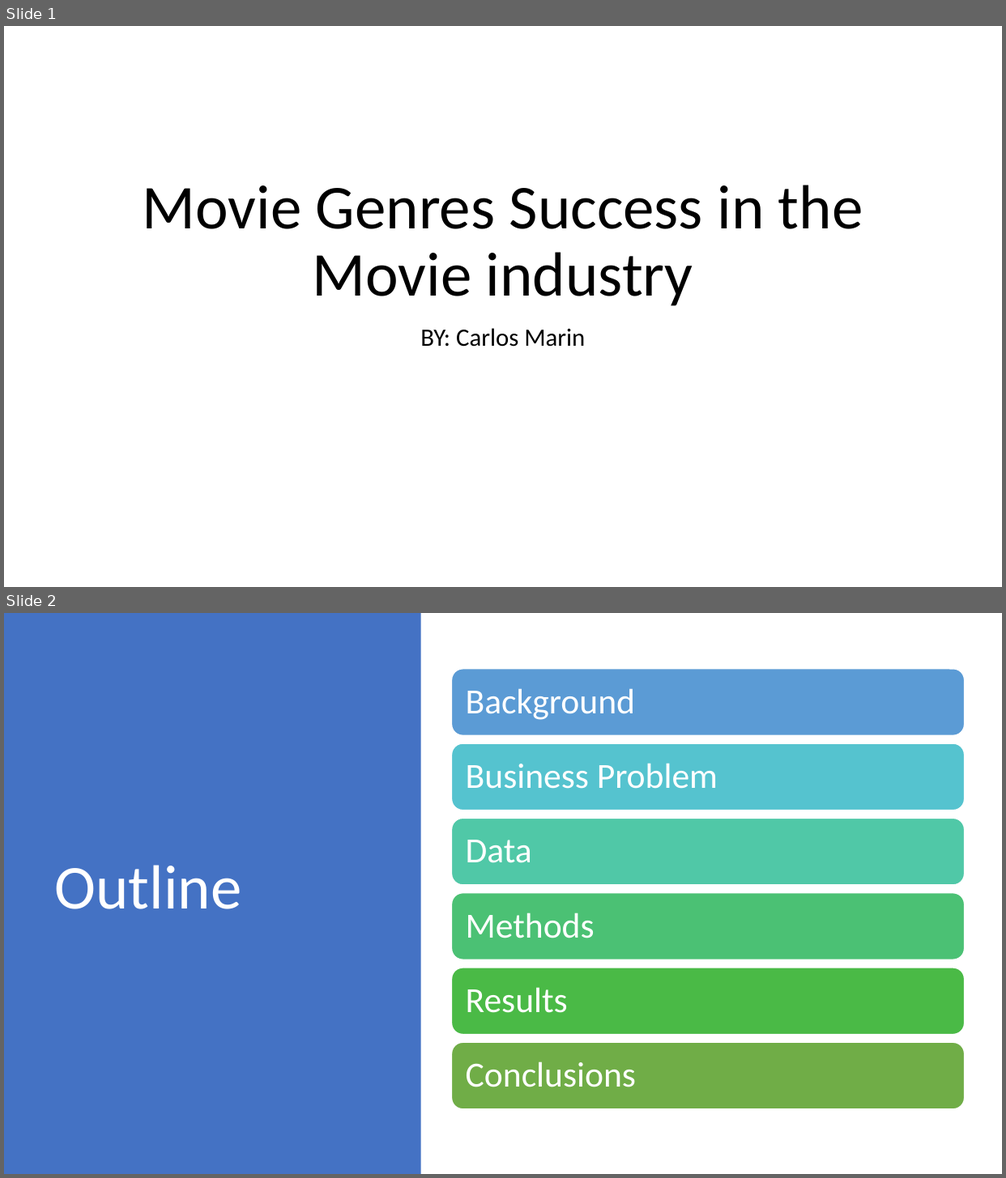
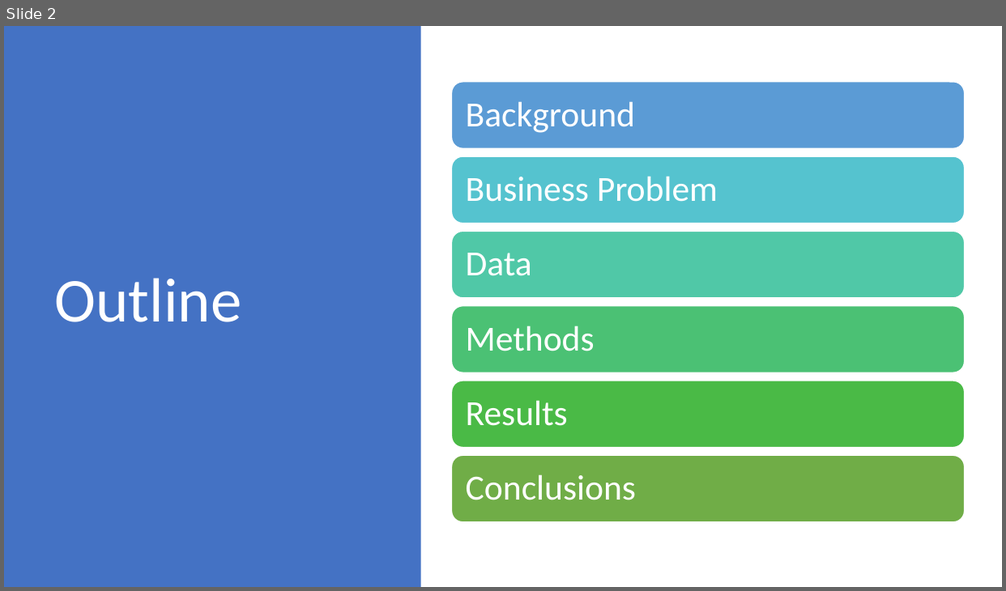
Before and after one commit to carlos-marin1742/dsc-phase-1-project-v2-3, a slide deck: Project 1 Presentation.pptx. Shown one above the other, each under a label of ours: slides 1 and 2 before the commit, slide 2 after it. The pictures are 1006x1178 and 1006x591 pixels, drawn with LibreOffice and Linux fonts; fonts in the diff are those of the drawing. Boxes give left, top, right and bottom in pixels: in the first picture for what was removed or moved away, otherwise in the second. Text is boxed around its words. In the diff, an @@ line names an element or a change of style, - is before the commit and + after.

```diff
--- a/Project 1 Presentation.pptx
+++ b/Project 1 Presentation.pptx
@@ slide 1 removed at (4, 26, 1002, 587), background #FFFFFF @@
@@ title removed at (143, 185, 863, 306) @@
-Movie Genres Success in the Movie industry
@@ subtitle removed at (420, 328, 585, 347) @@
-BY: Carlos Marin
```
Also in this commit, not shown: 7 slides changed, 6 slides added, 1 other slide removed, 1 other file.
